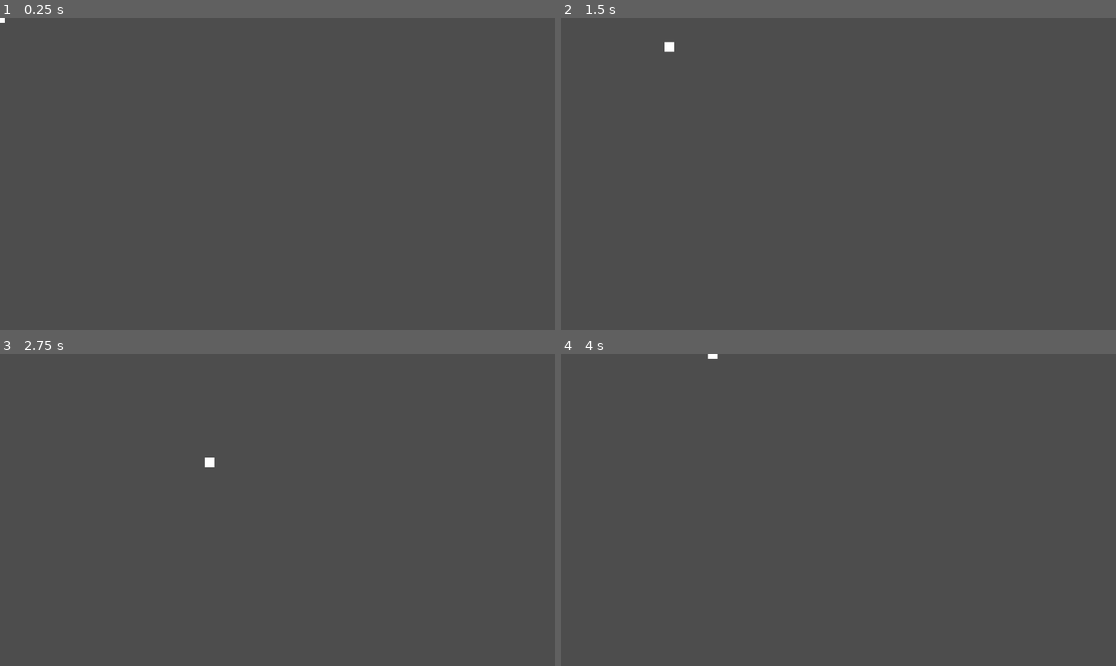
Above: before the commit, frames 1-4 (two rows, left to right).
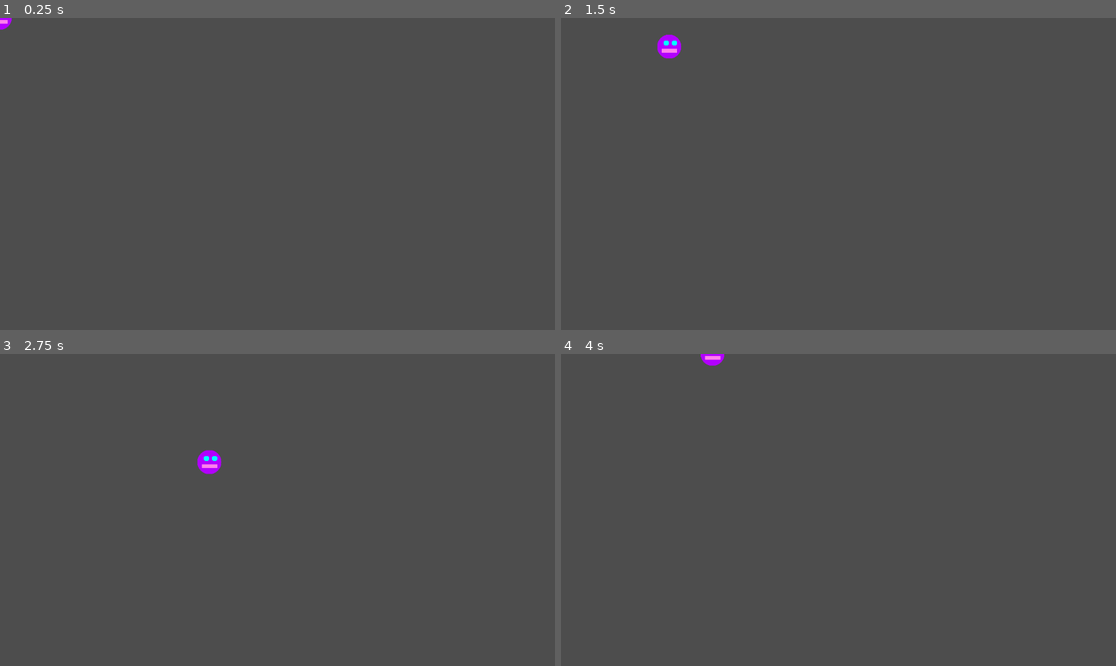
Above: after the commit, the same moments.

Repository: Antoine-Lagache/GameJam_2025
Game: Godot game, scene res://scene/player.tscn
The game is run twice, just before and just after one commit, with the same random seed, the same clock (stepped at 60 frames per second) and the same inputs. The project has no main scene, so this scene is started directly.
Inputs:
- Up to frame 1 (0.25 s): no input
- Up to frame 2 (1.5 s): tap Enter at 0.5 s; hold Right (right) 0.53-1.28 s; hold Down (down) from 1.28 s (still down)
- Up to frame 3 (2.75 s): release Down (down) at 2.03 s; hold Right (right) from 2.03 s (still down)
- Up to frame 4 (4 s): release Right (right) at 2.78 s; hold Up (up) 2.78-3.53 s; hold Left (left) from 3.53 s (still down)

The runs differ from the first frame. In frame 1, less than 0.1% of the frame differs, in the area x 0-3%, y 0-4%; in frame 2, 0.3%; in frame 3, 0.3%, in the area x 35-40%, y 30-39%; in frame 4, 0.1%.

Commit message:
added sprite to player

Diff:
--- a/gamejame/scene/player.tscn
+++ b/gamejame/scene/player.tscn
@@ -1,17 +1,15 @@
-[gd_scene load_steps=3 format=3 uid="uid://ceov563nujslq"]
+[gd_scene load_steps=4 format=3 uid="uid://dr0nkri66unf8"]
 
 [ext_resource type="Script" uid="uid://bsa4bkgiml488" path="res://script/player.gd" id="1_xo3ru"]
+[ext_resource type="Texture2D" uid="uid://doae567ean0r2" path="res://sprites/player.png" id="2_hjaqi"]
 
 [sub_resource type="RectangleShape2D" id="RectangleShape2D_xo3ru"]
 
 [node name="Player" type="CharacterBody2D"]
 script = ExtResource("1_xo3ru")
 
-[node name="ColorRect" type="ColorRect" parent="."]
-offset_left = -10.0
-offset_top = -10.0
-offset_right = 10.0
-offset_bottom = 10.0
-
 [node name="CollisionShape2D" type="CollisionShape2D" parent="."]
 shape = SubResource("RectangleShape2D_xo3ru")
+
+[node name="Sprite2D" type="Sprite2D" parent="."]
+texture = ExtResource("2_hjaqi")
Not shown, added: gamejame/sprites/background.png.import
Not shown, added: gamejame/sprites/mechant.png.import
Not shown, added: gamejame/sprites/player.png.import
